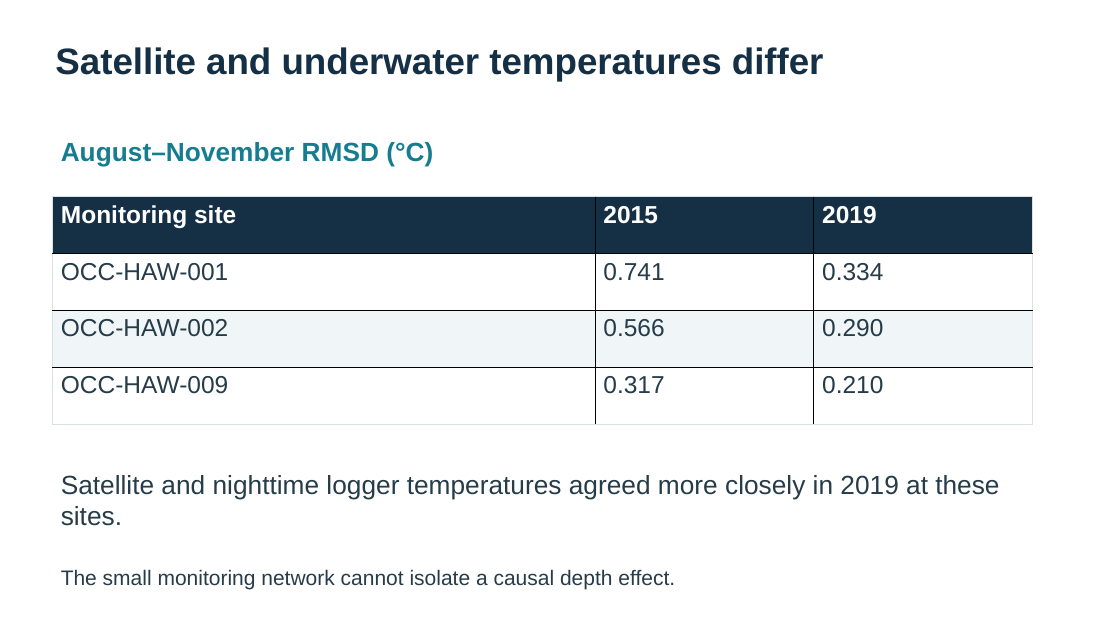
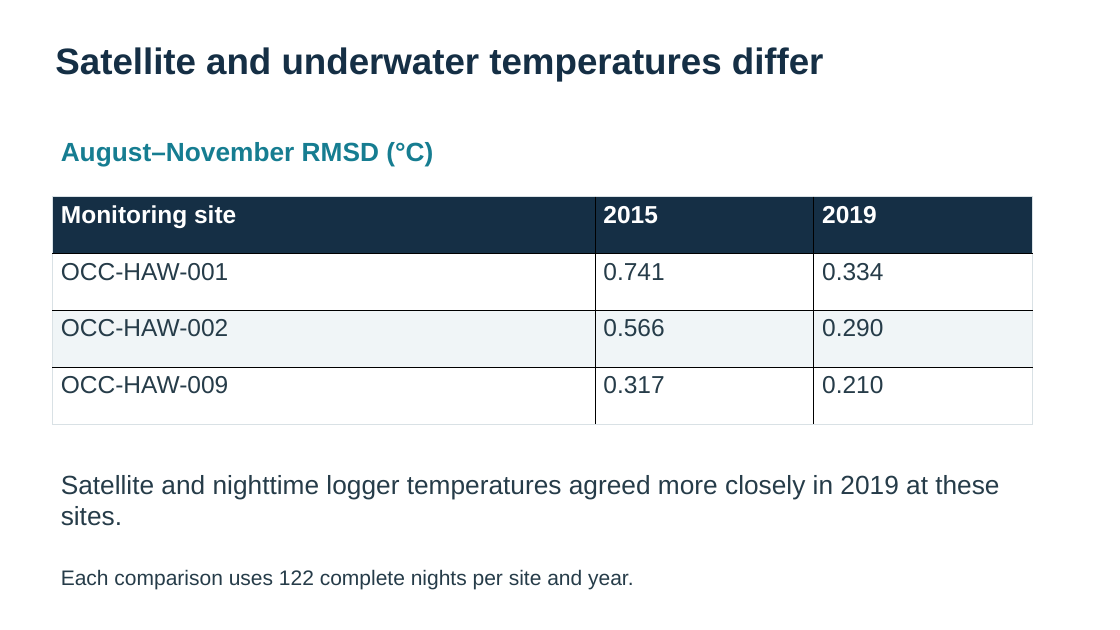
Before and after one commit to drwbkr1/West-Hawaii-Heat-Stress-ASM540, a slide deck: slide 4 of GISProjectDrewBaker/Documentation/GISPresentationDrewBaker.pptx. Drawn at 1120x630 pixels with LibreOffice and Linux fonts; fonts in the diff are those of the drawing. Boxes give left, top, right and bottom in pixels: in the first picture for what was removed or moved away, otherwise in the second. Text is boxed around its words. In the diff, an @@ line names an element or a change of style, - is before the commit and + after.

```diff
--- a/GISProjectDrewBaker/Documentation/GISPresentationDrewBaker.pptx
+++ b/GISProjectDrewBaker/Documentation/GISPresentationDrewBaker.pptx
@@ text at (61,569,633,589): text changed @@
-The small monitoring network cannot isolate a causal depth effect.
+Each comparison uses 122 complete nights per site and year.
```
Also in this commit, not shown: 1 other slide changed, 9 other files.
